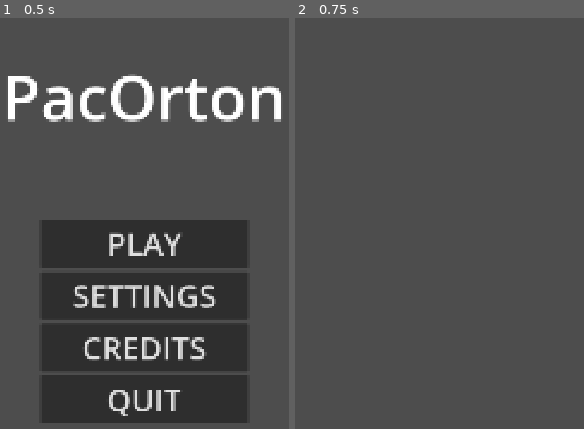
Above: before the commit, frames 1-2 (left to right).
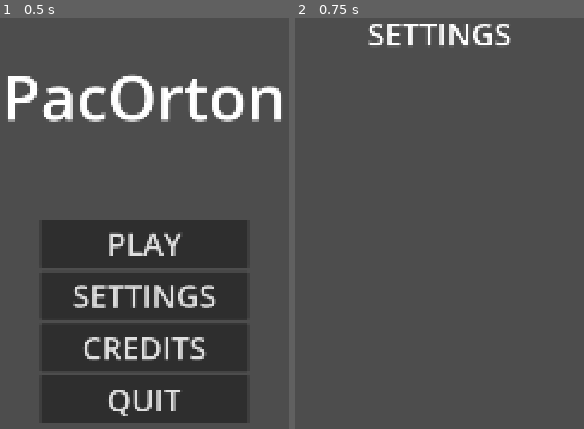
Above: after the commit, the same moments.

Repository: Ferreira06/PacOrton
Game: Godot game, scene res://main_menu.tscn
Same seed, same stepped clock (60 frames per second), same inputs: the game is played once before the commit and once after it.
Inputs:
- Up to frame 1 (0.5 s): no input
- Up to frame 2 (0.75 s): click "SETTINGS" at 0.5 s

Frame 1 is identical in both runs. In frame 2, 1.2% of the frame differs, in the area x 25-75%, y 1-7%.

Commit message:
feat: preliminar structured created

Diff:
--- a/settings_menu.tscn
+++ b/settings_menu.tscn
@@ -11,3 +11,27 @@
 grow_horizontal = 2
 grow_vertical = 2
 theme = SubResource("Theme_oerog")
+
+[node name="Label" type="Label" parent="."]
+layout_mode = 0
+offset_right = 1920.0
+offset_bottom = 200.0
+theme_override_font_sizes/font_size = 75
+text = "SETTINGS"
+horizontal_alignment = 1
+vertical_alignment = 1
+
+[node name="MarginContainer" type="MarginContainer" parent="."]
+layout_mode = 0
+offset_top = 200.0
+offset_right = 1920.0
+offset_bottom = 1080.0
+
+[node name="ScrollContainer" type="ScrollContainer" parent="MarginContainer"]
+layout_mode = 2
+
+[node name="VBoxContainer" type="VBoxContainer" parent="MarginContainer/ScrollContainer"]
+layout_mode = 2
+
+[node name="HBoxContainer" type="HBoxContainer" parent="MarginContainer/ScrollContainer/VBoxContainer"]
+layout_mode = 2
